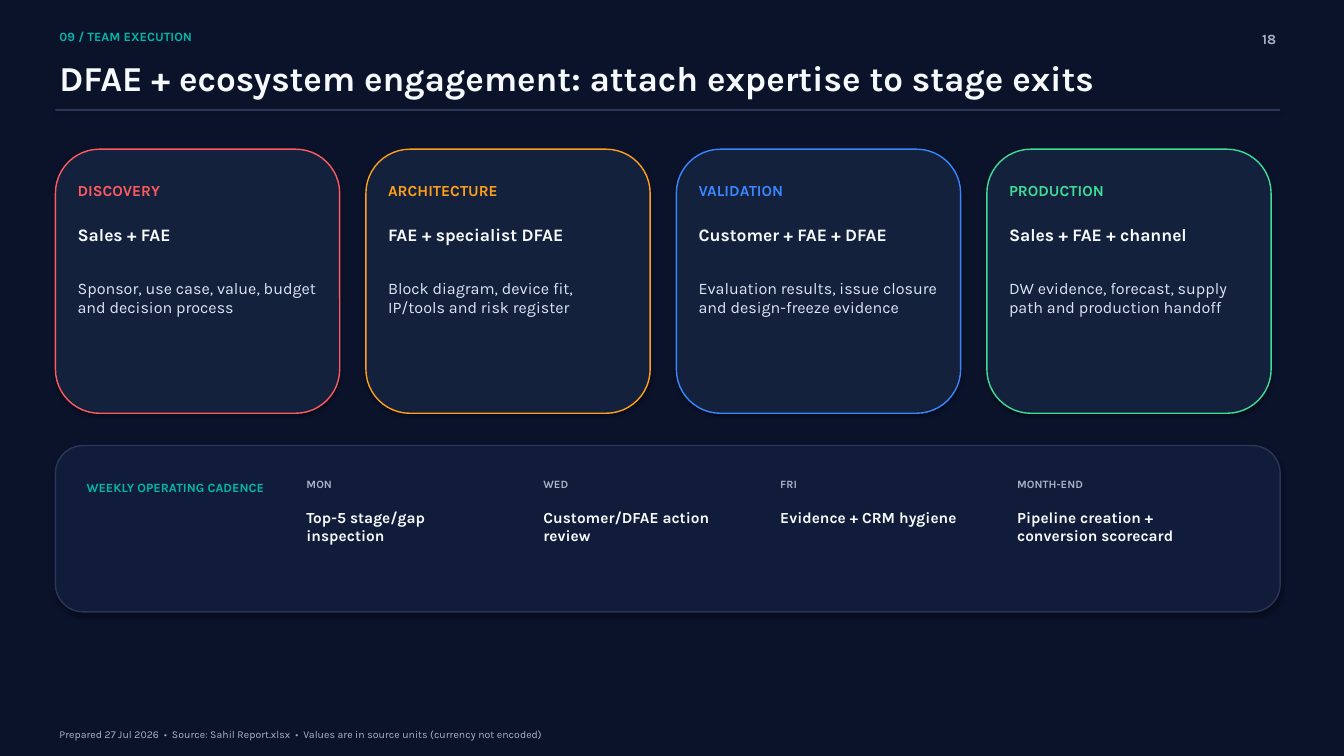
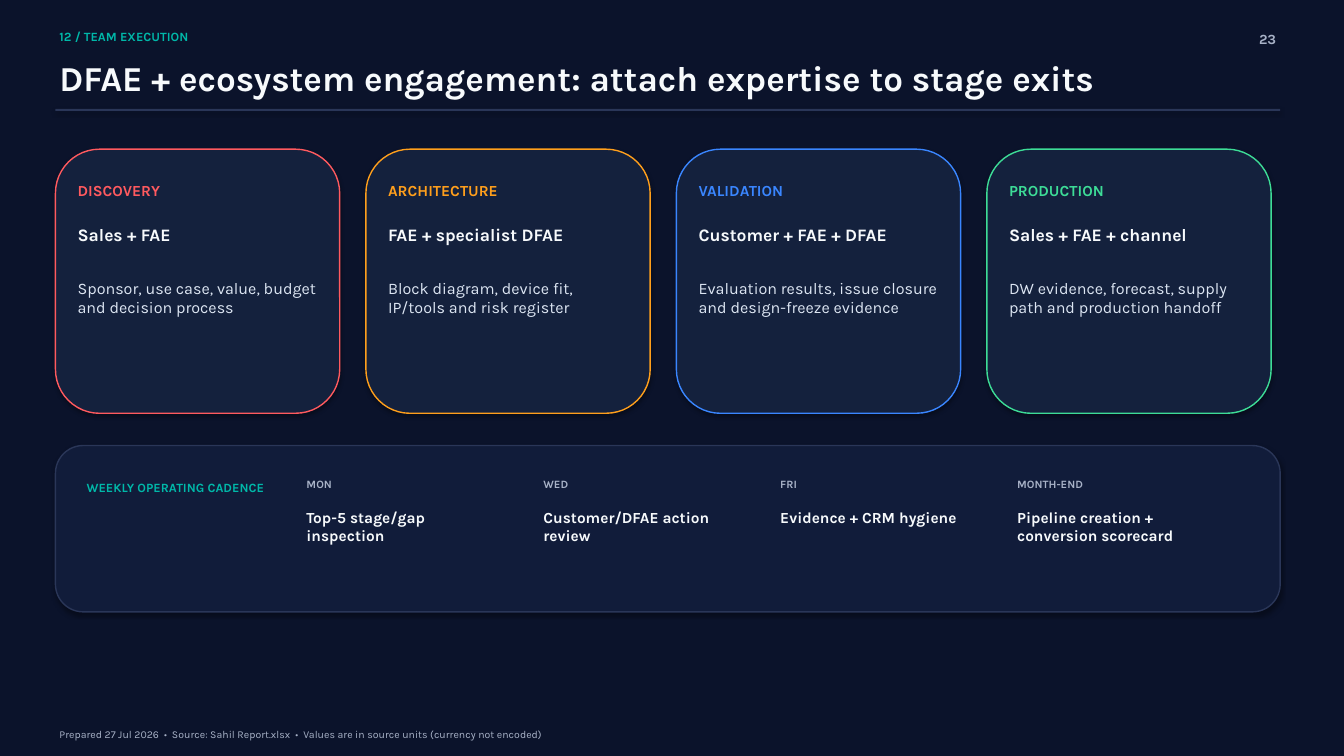
Before and after one commit to sahilpat28/Cursor_Sahil, a slide deck: slide 23 of qbr/output/Sahil_QBR_2026-07-29.pptx (slide 18 before the commit). Drawn at 1344x756 pixels with LibreOffice and Linux fonts; fonts in the diff are those of the drawing. Boxes give left, top, right and bottom in pixels: in the first picture for what was removed or moved away, otherwise in the second. Text is boxed around its words. In the diff, an @@ line names an element or a change of style, - is before the commit and + after.

```diff
--- a/qbr/output/Sahil_QBR_2026-07-29.pptx
+++ b/qbr/output/Sahil_QBR_2026-07-29.pptx
@@ text at box(59, 32, 188, 41): text changed @@
-09 / TEAM EXECUTION
+12 / TEAM EXECUTION
@@ text at box(1259, 35, 1276, 44): text changed @@
-18
+23
```
Also in this commit, not shown: 12 other slides changed, 5 slides added, 3 other files.
